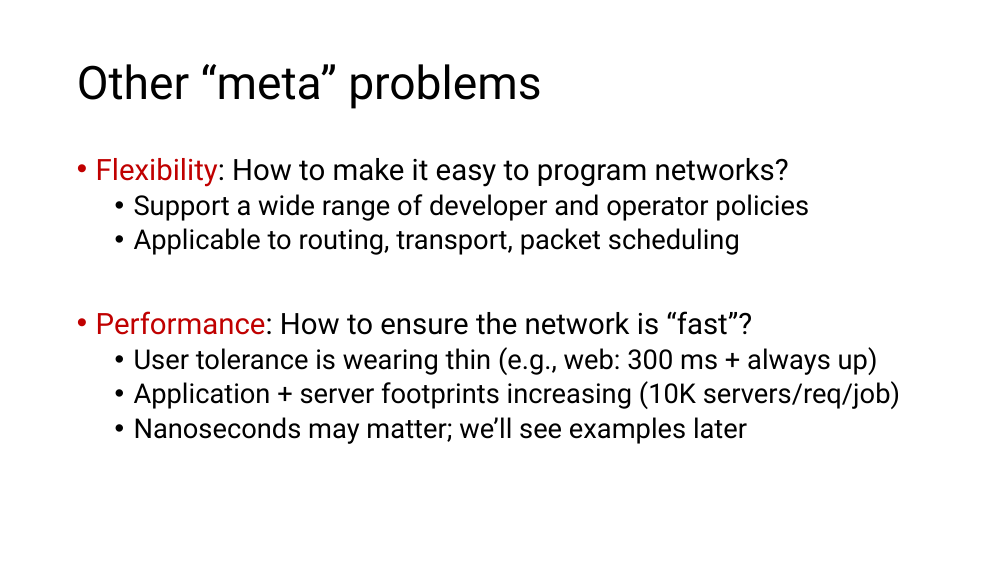
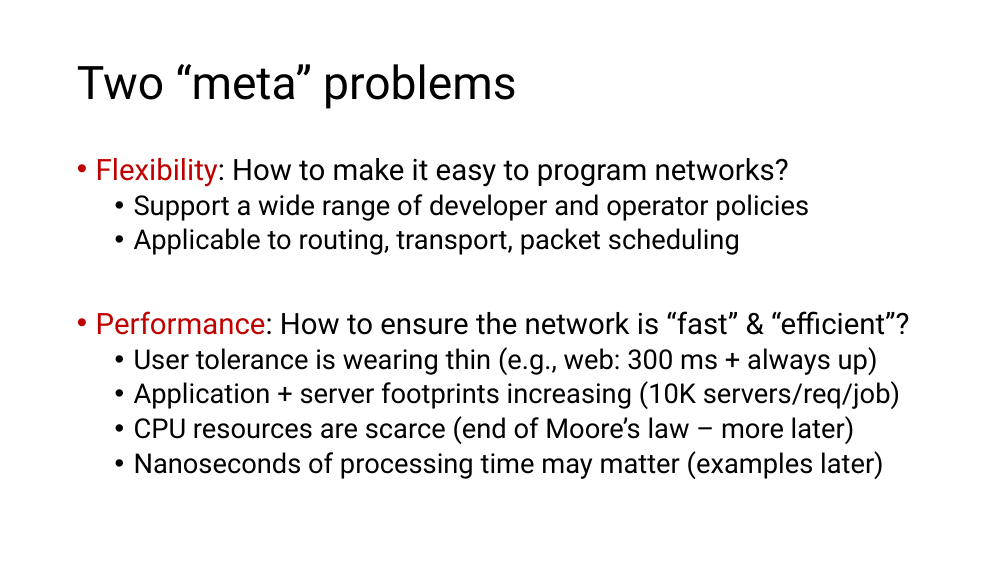
Before and after one commit to ngsrinivas/coursegen, a slide deck: slide 12 of ex/552-F20/staging/552-F20/lectures/03-problems.pptx. Drawn at 1008x567 pixels with LibreOffice and Linux fonts; fonts in the diff are those of the drawing. Boxes give left, top, right and bottom in pixels: in the first picture for what was removed or moved away, otherwise in the second. Text is boxed around its words. In the diff, an @@ line names an element or a change of style, - is before the commit and + after.

```diff
--- a/ex/552-F20/staging/552-F20/lectures/03-problems.pptx
+++ b/ex/552-F20/staging/552-F20/lectures/03-problems.pptx
@@ title at <box>77,64,516,109</box>: text changed @@
-Other “meta” problems
+Two “meta” problems
@@ text at <box>96,311,909,335</box>: text changed @@
-• Performance: How to ensure the network is “fast”?
+• Performance: How to ensure the network is “fast” & “efficient”?
@@ text at <box>134,416,884,479</box>: text changed @@
-  • Nanoseconds may matter; we’ll see examples later
+  • CPU resources are scarce (end of Moore’s law – more later)
+  • Nanoseconds of processing time may matter (examples later)
```
Also in this commit, not shown: 2 other slides changed, 1 other file.
